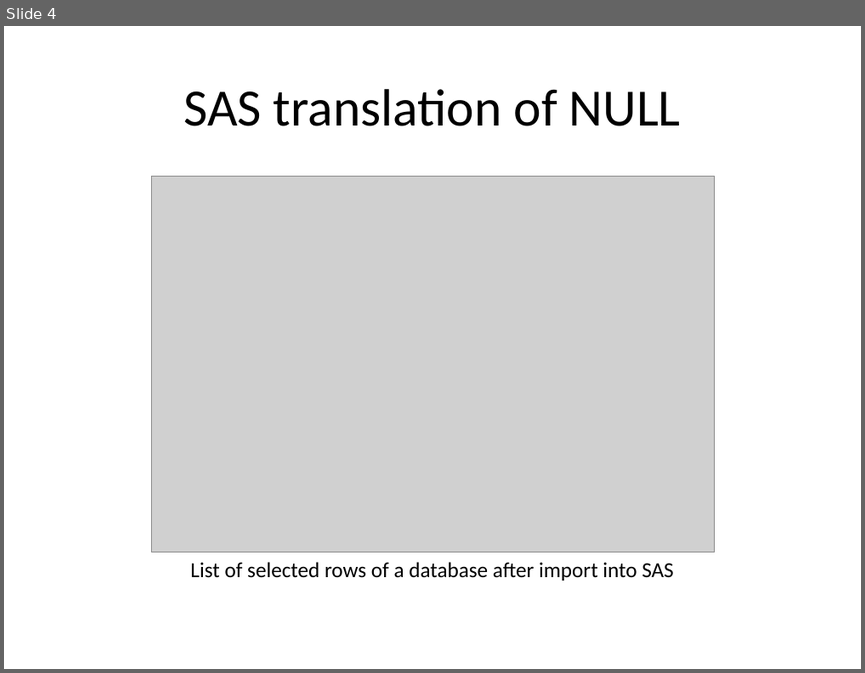
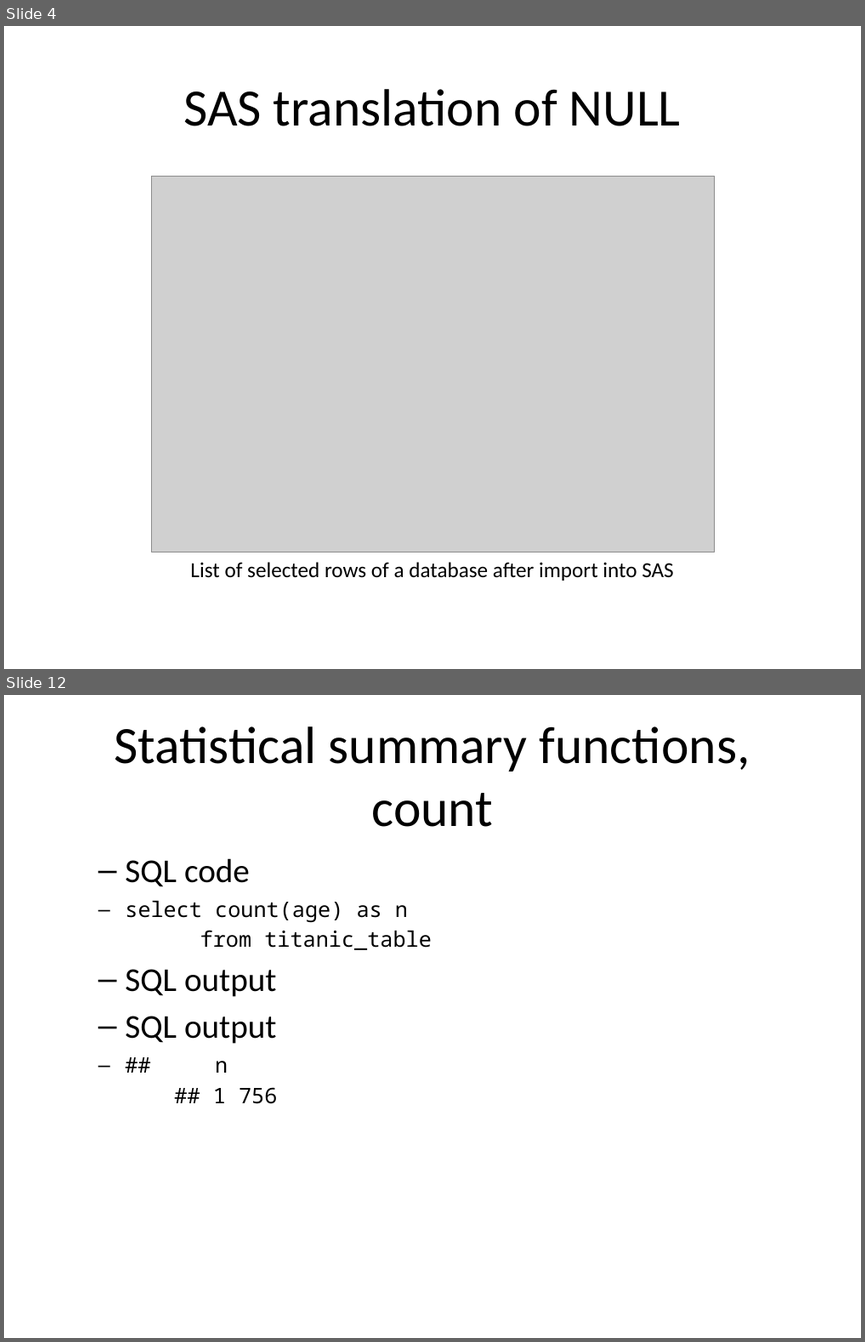
Before and after one commit to pmean/introduction-to-sql, a slide deck: src/null-values.pptx. Shown one above the other, each under a label of ours: slide 4 before the commit, slides 4 and 12 after it; the slides between them are not shown. The pictures are 865x673 and 865x1342 pixels, drawn with LibreOffice and Linux fonts; fonts in the diff are those of the drawing; grey boxes stand for pictures. Boxes give left, top, right and bottom in pixels: in the first picture for what was removed or moved away, otherwise in the second. Text is boxed around its words. In the diff, an @@ line names an element or a change of style, - is before the commit and + after.

```diff
--- a/src/null-values.pptx
+++ b/src/null-values.pptx
@@ slide 12 added at (4,695,861,1338), background #FFFFFF @@
@@ title added at (114,726,749,827), 44 pt, text #000000 @@
+Statistical summary functions, count
@@ text added at (125,858,432,1104), 18 pt, text #000000 @@
+  – SQL code
+select count(age) as n
+from titanic_table
+  – SQL output
+  – SQL output
+## n
+## 1 756
```
Also in this commit, not shown: 2 slides changed, 14 other slides added, 2 other files.
